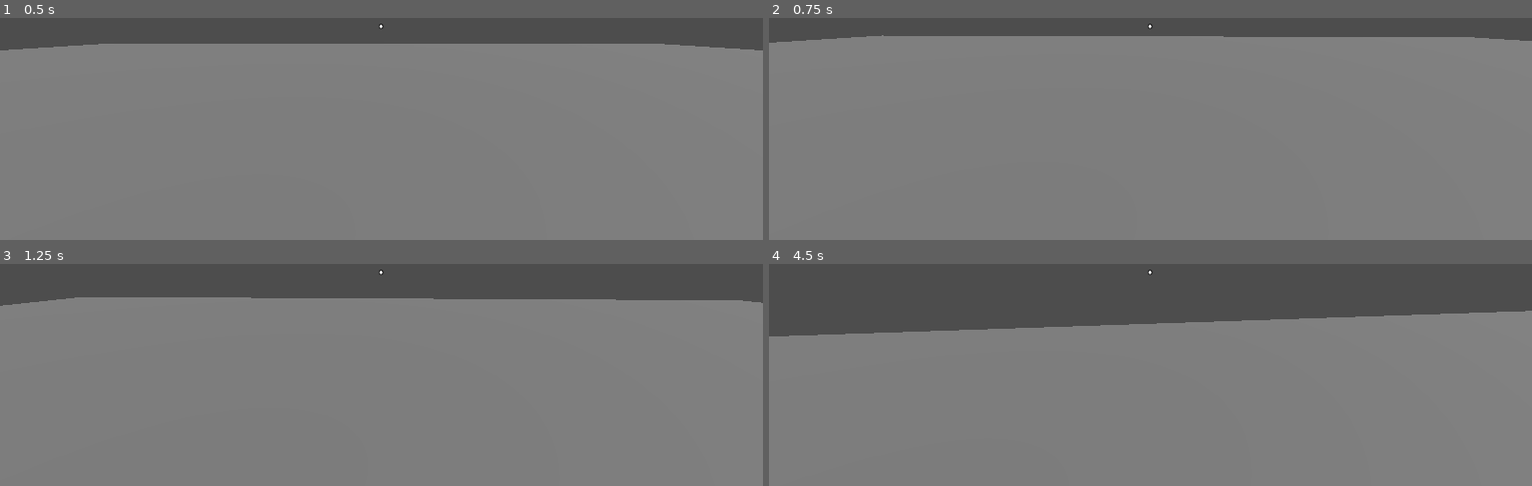
Above: before the commit, frames 1-4 (two rows, left to right).
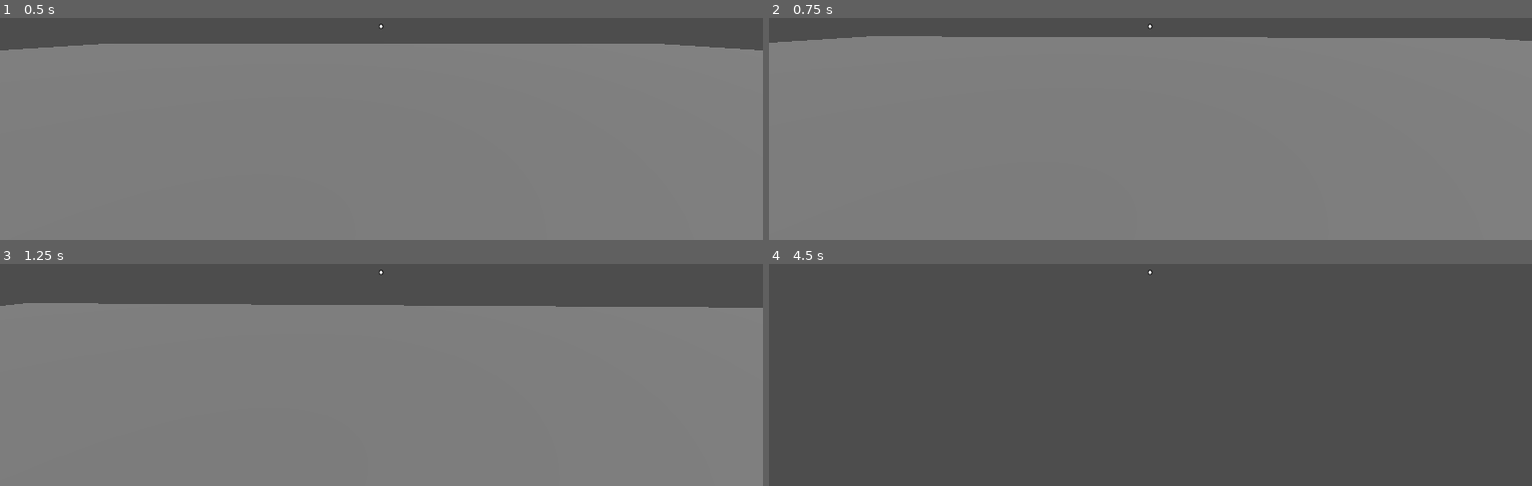
Above: after the commit, the same moments.

Repository: Mooshem/Software-Fungineers
Game: Godot game, scene res://test_world.tscn
Same seed, same stepped clock (60 frames per second), same inputs: the game is played once before the commit and once after it. This scene is started directly instead of the project's main scene.
Inputs (mouse positions are in pixels of both pictures, inside the frame that each line leads up to):
- Up to frame 1 (0.5 s): no input
- Up to frame 2 (0.75 s): tap Enter at 0.5 s; move the mouse to (1142, 33) at 0.52 s; hold W (move_forward) from 0.53 s (still down); hold Shift (running, bound only after the commit) from 0.53 s (still down)
- Up to frame 3 (1.25 s): keep holding W (move_forward); keep holding Shift (running, bound only after the commit); tap Space (jump) at 0.77, 0.8, 1.07 s
- Up to frame 4 (4.5 s): move the mouse to (1203, 277) at 1.27 s; release Shift (running, bound only after the commit) at 1.28 s; tap Space (jump) at 1.35, 1.52, 1.82, 2.3, 3.02, 3.32 s; tap Shift (running, bound only after the commit) at 1.55, 2.85, 4.35 s; move the mouse to (1089, 266) at 2.02 s; hold Shift (running, bound only after the commit) 2.03-2.78 s; move the mouse to (1158, 272) at 2.77 s; release W (move_forward) at 2.78 s; hold A (move_left) 2.78-3.53 s; move the mouse to (outside the picture) at 3.52 s; hold Space (jump) 3.53-4.28 s; hold W (move_forward) from 3.53 s (still down); move the mouse to (1188, 270) at 4.27 s

Frame 1 is identical in both runs. In frame 2, 0.3% of the frame differs, in the area x 1-97%, y 7-12%; in frame 3, 2.8%; in frame 4, 73%, in the area x 0-100%, y 21-100%.

Commit message:
Changed movement script slightly, added documentation and annotations.

Diff:
--- a/coding-cubed/player.gd
+++ b/coding-cubed/player.gd
@@ -1,11 +1,11 @@
 """
 Developer: Donovan Thach
-Documentation on gdScripts: https://docs.godotengine.org/en/4.4/tutorials/scripting/gdscript/gdscript_basics.html
-							https://docs.godotengine.org/en/4.4/classes/class_characterbody3d.html#description
-							https://docs.godotengine.org/en/4.4/classes/class_canvaslayer.html
-							https://docs.godotengine.org/en/4.4/classes/class_collisionshape3d.html
-							https://docs.godotengine.org/en/4.4/tutorials/physics/collision_shapes_3d.html#primitive-collision-shapes
-							https://docs.godotengine.org/en/4.4/tutorials/animation/animation_track_types.html#position-3d-rotation-3d-scale-3d-track
+Documentation : https://docs.godotengine.org/en/4.4/tutorials/scripting/gdscript/gdscript_basics.html
+				https://docs.godotengine.org/en/4.4/classes/class_characterbody3d.html#description
+				https://docs.godotengine.org/en/4.4/classes/class_canvaslayer.html
+				https://docs.godotengine.org/en/4.4/classes/class_collisionshape3d.html
+				https://docs.godotengine.org/en/4.4/tutorials/physics/collision_shapes_3d.html#primitive-collision-shapes
+				https://docs.godotengine.org/en/4.4/tutorials/animation/animation_track_types.html#position-3d-rotation-3d-scale-3d-track
 """
 
 extends CharacterBody3D
@@ -37,7 +37,8 @@
 	if not is_on_floor():
 		velocity += get_gravity() * delta
 
-	if Input.is_action_just_pressed("jump") and is_on_floor():
+	# Maintain jumping while player is holding spacebar.
+	if Input.is_action_pressed("jump") and is_on_floor():
 		velocity.y = JUMP_VELOCITY
 
 	# Exit mouse capture when UI Cancel (usually Escape) is pressed.
@@ -50,8 +51,14 @@
 	var direction := (transform.basis * Vector3(input_dir.x, 0, input_dir.y)).normalized()
 
 	if direction:
-		velocity.x = direction.x * SPEED
-		velocity.z = direction.z * SPEED
+		# Running just doubles speed, done by holding down shift.
+		if Input.is_action_pressed("running"):
+			velocity.x = direction.x * SPEED * 2
+			velocity.z = direction.z * SPEED * 2
+		else:
+			# Prevents player from sliding (temporary).
+			velocity.x = direction.x * SPEED
+			velocity.z = direction.z * SPEED
 	else:
 		velocity.x = move_toward(velocity.x, 0, SPEED)
 		velocity.z = move_toward(velocity.z, 0, SPEED)
--- a/coding-cubed/project.godot
+++ b/coding-cubed/project.godot
@@ -18,6 +18,10 @@
 run/main_scene="uid://bn86nsjl8plpi"
 config/features=PackedStringArray("4.6", "Forward Plus")
 config/icon="res://icon.svg"
+
+[dotnet]
+
+project/assembly_name="Coding Cubed"
 
 [input]
 
@@ -46,3 +50,8 @@
 "events": [Object(InputEventKey,"resource_local_to_scene":false,"resource_name":"","device":-1,"window_id":0,"alt_press …(191 unchanged characters)…
 ]
 }
+running={
+"deadzone": 0.2,
+"events": [Object(InputEventKey,"resource_local_to_scene":false,"resource_name":"","device":-1,"window_id":0,"alt_pressed":false,"shift_pressed":false,"ctrl_pressed":false,"meta_pressed":false,"pressed":false,"keycode":0,"physical_keycode":4194325,"key_label":0,"unicode":0,"location":0,"echo":false,"script":null)
+]
+}
